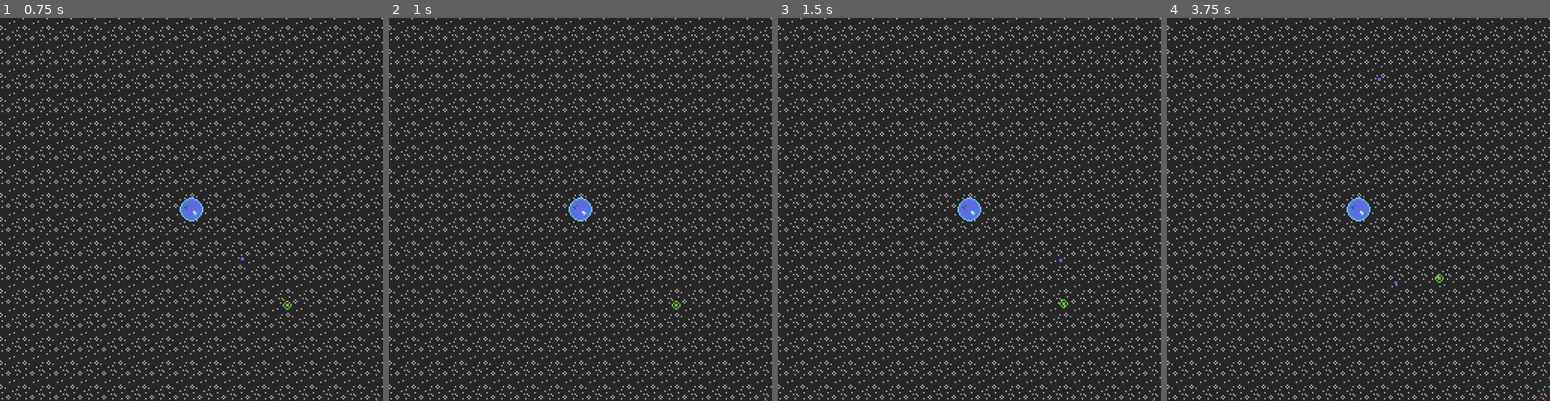
Above: before the commit, frames 1-4 (left to right).
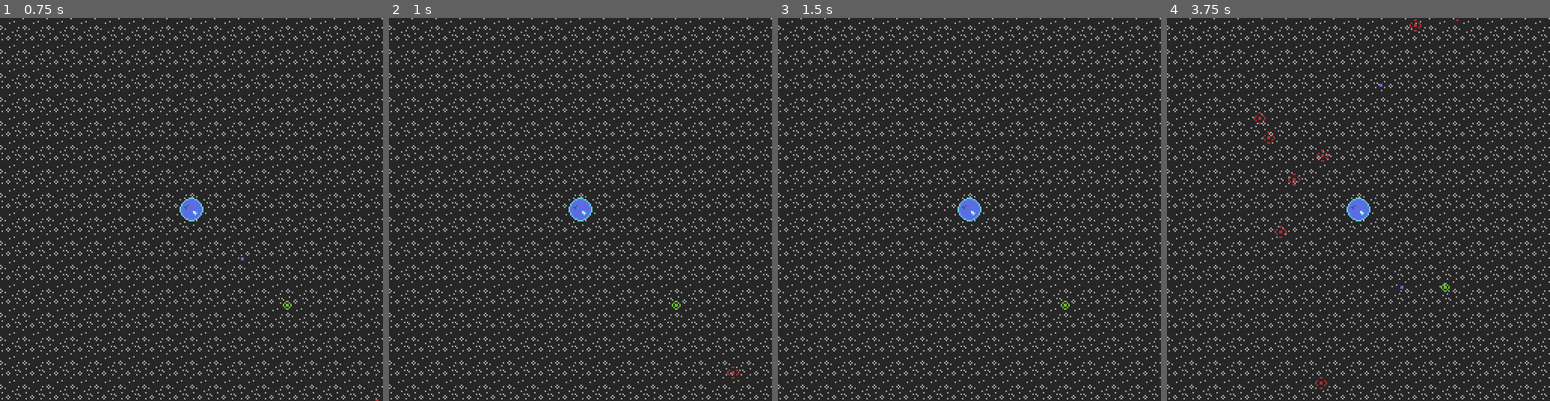
Above: after the commit, the same moments.

Repository: WinterAtne/Space-Pirate-Survival
Game: Godot game, scene res://scenes/main.tscn
Two runs of this game, one before a commit and one after it. Both use one fixed random seed, a clock stepped at 60 frames per second and the inputs below.
Inputs (mouse positions are in pixels of both pictures, inside the frame that each line leads up to):
- Up to frame 1 (0.75 s): click "Start" at 0.5 s
- Up to frame 2 (1 s): no input
- Up to frame 3 (1.5 s): tap Enter at 1.25 s; move the mouse to (1053, 190) at 1.27 s; hold Space (accelerate) from 1.28 s (still down); click (1053, 190) at 1.35 s
- Up to frame 4 (3.75 s): move the mouse to (1281, 228) at 2.02 s; release Space (accelerate) at 2.03 s; click (1281, 228) at 2.1 s; move the mouse to (1396, 125) at 2.77 s; hold Space (accelerate) from 2.78 s (still down); click (1396, 125) at 2.85 s; move the mouse to (1339, 286) at 3.52 s; click (1339, 286) at 3.6 s

Frame 1 is identical in both runs. In frame 2, less than 0.1% of the frame differs, in the area x 88-99%, y 91-100%; in frame 3, less than 0.1%; in frame 4, 0.3%, in the area x 22-99%, y 0-100%.

Commit message:
Ships choose a target when spawned

Diff:
--- a/scenes/ship.gd
+++ b/scenes/ship.gd
@@ -1,4 +1,10 @@
 extends RigidBody2D
+
+@export var speed : float = 8000
+
+func _choose_target(player_position : Vector2) -> void:
+	var force_direction : Vector2 = position.direction_to(-player_position)
+	apply_central_force(force_direction * speed)
 
 
 func damage() -> void:
--- a/scenes/spawner.gd
+++ b/scenes/spawner.gd
@@ -15,3 +15,4 @@
 		randf_range(-1, 1))
 
 	ship.position = ship.position.direction_to(Vector2.ZERO) * offset_from_center
+	ship._choose_target(player.position)
